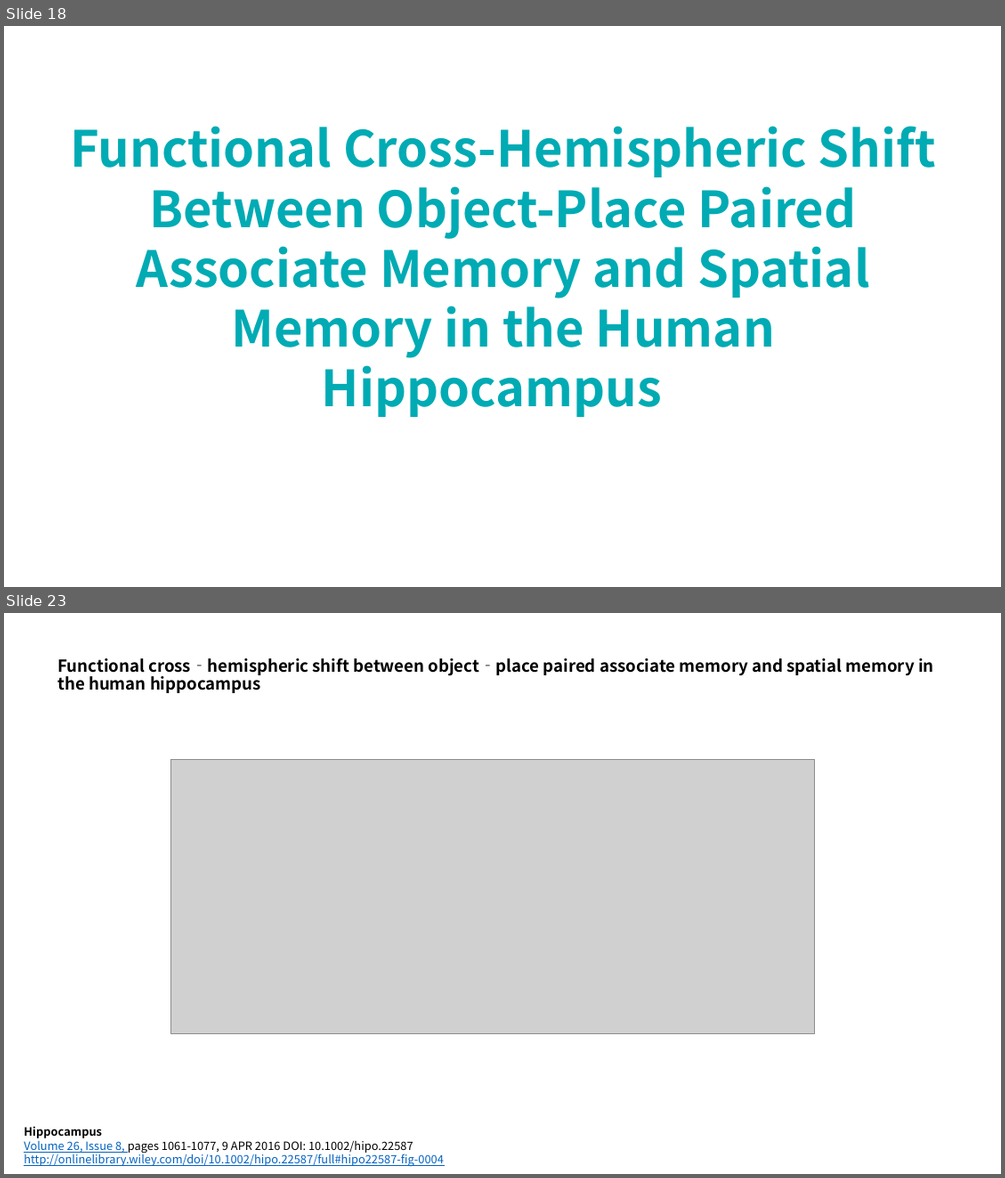
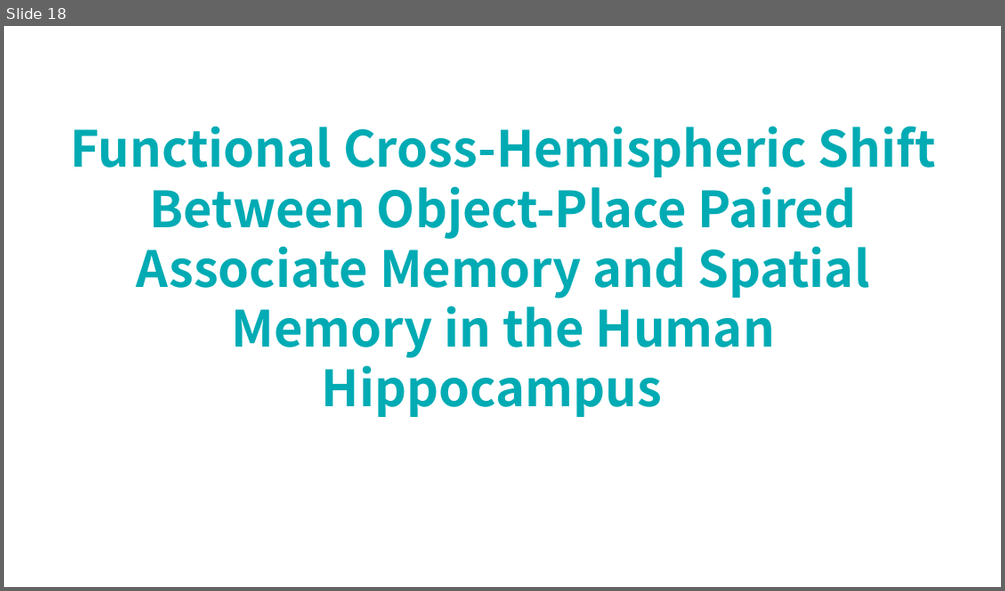
Before and after one commit to lsyoath/sheepy, a slide deck: Event/Lateralization.pptx. Shown one above the other, each under a label of ours: slides 18 and 23 before the commit, slide 18 after it; the slides between them are not shown. The pictures are 1005x1178 and 1005x591 pixels, drawn with LibreOffice and Linux fonts; fonts in the diff are those of the drawing; grey boxes stand for pictures; background and template pictures are left out. Boxes give left, top, right and bottom in pixels: in the first picture for what was removed or moved away, otherwise in the second. Text is boxed around its words. In the diff, an @@ line names an element or a change of style, - is before the commit and + after.

```diff
--- a/Event/Lateralization.pptx
+++ b/Event/Lateralization.pptx
@@ slide 23 removed at box(4, 613, 1001, 1174), background #FFFFFF @@
@@ title removed at box(57, 658, 934, 693) @@
-Functional cross‐hemispheric shift between object‐place paired associate memory and spatial memory in the human hippocampus
@@ picture removed at box(170, 759, 814, 1034) @@
@@ text removed at box(24, 1126, 444, 1166) @@
-Hippocampus
-Volume 26, Issue 8, pages 1061-1077, 9 APR 2016 DOI: 10.1002/hipo.22587
-http://onlinelibrary.wiley.com/doi/10.1002/hipo.22587/full#hipo22587-fig-0004
```
Also in this commit, not shown: 1 slide changed, 22 slides added, 9 other slides removed.
